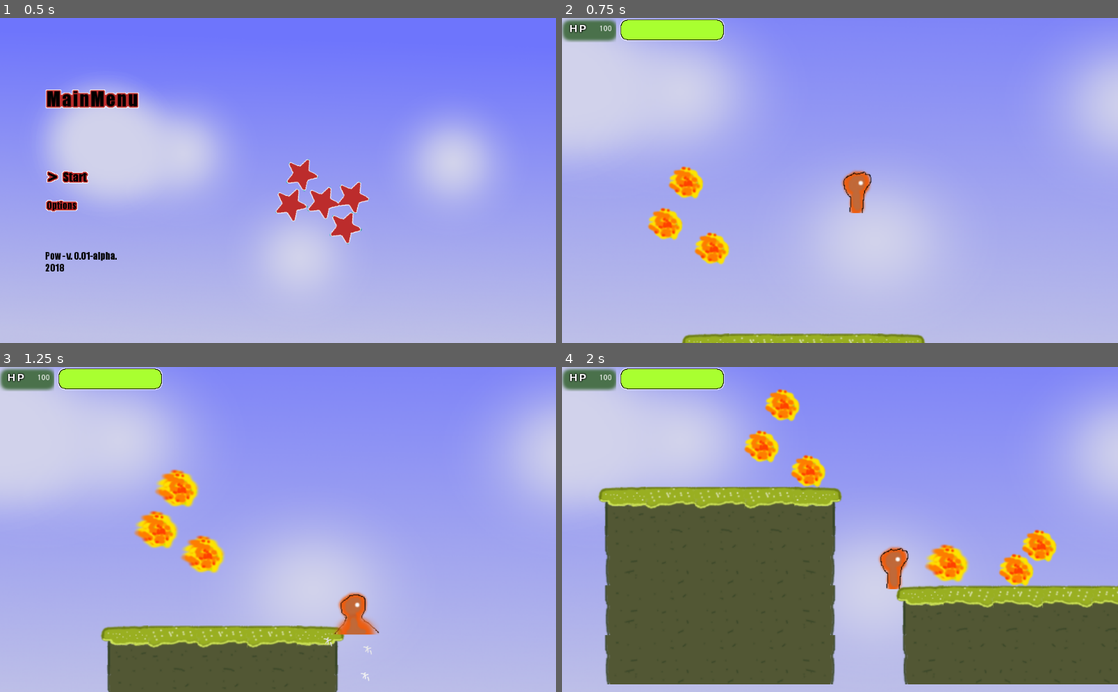
Above: before the commit, frames 1-4 (two rows, left to right).
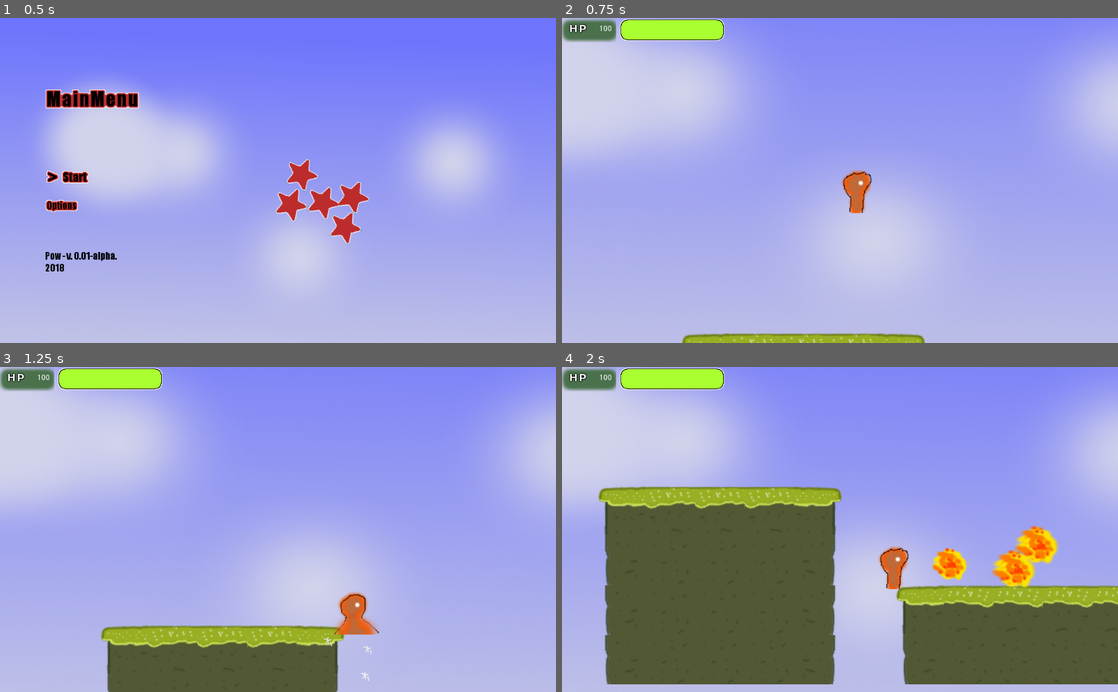
Above: after the commit, the same moments.

Repository: theatischbein/Pow
Game: Godot game, scene res://scene/MainMenu.tscn
Same seed, same stepped clock (60 frames per second), same inputs: the game is played once before the commit and once after it.
Inputs:
- Up to frame 1 (0.5 s): no input
- Up to frame 2 (0.75 s): tap Enter (ui_accept) at 0.5 s; hold Right (ui_right) from 0.53 s (still down); hold Enter (ui_accept) from 0.53 s (still down)
- Up to frame 3 (1.25 s): keep holding Right (ui_right); keep holding Enter (ui_accept)
- Up to frame 4 (2 s): release Right (ui_right) at 1.28 s; release Enter (ui_accept) at 1.28 s; hold Down (ui_down) from 1.28 s (still down); tap Enter (ui_accept) at 1.35, 1.52, 1.82 s

Frame 1 is identical in both runs. In frame 2, 1.4% of the frame differs, in the area x 15-31%, y 45-76%; in frame 3, 2.1%; in frame 4, 2.3%, in the area x 32-90%, y 6-68%.

Commit message:
Debug: AutoFireballs, Testing Dieing

Diff:
--- a/scene/Fireball.tscn
+++ b/scene/Fireball.tscn
@@ -95,7 +95,7 @@
 width = 2048
 curve = SubResource( 7 )
 
-[node name="Fireball" type="RigidBody2D" index="0"]
+[node name="Fireball" type="RigidBody2D"]
 
 input_pickable = false
 collision_layer = 1
@@ -128,7 +128,6 @@
 
 frames = SubResource( 1 )
 animation = "default"
-frame = 1
 playing = true
 
 [node name="SelfDestroy" type="Timer" parent="." index="2"]
--- a/scene/Level.tscn
+++ b/scene/Level.tscn
@@ -1,14 +1,15 @@
-[gd_scene load_steps=8 format=2]
+[gd_scene load_steps=9 format=2]
 
 [ext_resource path="res://scripts/Level.gd" type="Script" id=1]
 [ext_resource path="res://asset/tiles/tiles_polygon.res" type="TileSet" id=2]
 [ext_resource path="res://scene/player.tscn" type="PackedScene" id=3]
-[ext_resource path="res://asset/bg.png" type="Texture" id=4]
-[ext_resource path="res://scene/HUD.tscn" type="PackedScene" id=5]
-[ext_resource path="res://scripts/HUD.gd" type="Script" id=6]
-[ext_resource path="res://scene/Fireball.tscn" type="PackedScene" id=7]
+[ext_resource path="res://scripts/Fireballs.gd" type="Script" id=4]
+[ext_resource path="res://scene/Fireball.tscn" type="PackedScene" id=5]
+[ext_resource path="res://asset/bg.png" type="Texture" id=6]
+[ext_resource path="res://scene/HUD.tscn" type="PackedScene" id=7]
+[ext_resource path="res://scripts/HUD.gd" type="Script" id=8]
 
-[node name="Node2D" type="Node2D"]
+[node name="Node2D" type="Node2D" index="0"]
 
 script = ExtResource( 1 )
 
@@ -41,8 +42,18 @@
 position = Vector2( 79.0468, 186.555 )
 last_dir = 1
 
-[node name="Background-Layer" type="CanvasLayer" parent="." index="2"]
+[node name="Fireballs" type="Timer" parent="." index="2"]
 
+process_mode = 1
+wait_time = 2.0
+one_shot = false
+autostart = true
+script = ExtResource( 4 )
+Fireball = ExtResource( 5 )
+
+[node name="Background-Layer" type="CanvasLayer" parent="." index="3"]
+
+editor/display_folded = true
 layer = -1
 offset = Vector2( 0, 0 )
 rotation = 0.0
@@ -53,35 +64,26 @@
 
 position = Vector2( 510.786, 207.394 )
 scale = Vector2( 1.71212, 1.43554 )
-texture = ExtResource( 4 )
+texture = ExtResource( 6 )
 
-[node name="HUD-Layer" type="CanvasLayer" parent="." index="3"]
+[node name="HUD-Layer" type="CanvasLayer" parent="." index="4"]
 
+editor/display_folded = true
 layer = 1
 offset = Vector2( 0, 0 )
 rotation = 0.0
 scale = Vector2( 1, 1 )
 transform = Transform2D( 1, 0, 0, 1, 0, 0 )
 
-[node name="HUD" parent="HUD-Layer" index="0" instance=ExtResource( 5 )]
+[node name="HUD" parent="HUD-Layer" index="0" instance=ExtResource( 7 )]
 
 margin_right = 1024.0
 margin_bottom = 45.0
-script = ExtResource( 6 )
+script = ExtResource( 8 )
 _sections_unfolded = [ "Anchor", "Grow Direction", "Margin", "Rect", "Size Flags", "Theme", "Visibility", "custom_constants" ]
-
-[node name="Fireball" parent="." index="4" instance=ExtResource( 7 )]
-
-position = Vector2( -113.572, 273.91 )
-
-[node name="Fireball2" parent="." index="5" instance=ExtResource( 7 )]
-
-position = Vector2( -146.976, 188.731 )
-
-[node name="Fireball3" parent="." index="6" instance=ExtResource( 7 )]
-
-position = Vector2( -173.699, 242.176 )
 
 [connection signal="die" from="Player" to="HUD-Layer/HUD" method="_on_Player_die"]
 
 [connection signal="took_damage" from="Player" to="HUD-Layer/HUD" method="_on_Player_took_damage"]
+
+[connection signal="timeout" from="Fireballs" to="Fireballs" method="_on_Fireballs_timeout"]
--- a/scene/player.tscn
+++ b/scene/player.tscn
@@ -166,4 +166,6 @@
 editor_draw_drag_margin = true
 _sections_unfolded = [ "Editor", "Smoothing" ]
 
+[connection signal="die" from="." to="." method="_on_Player_die"]
+
 [connection signal="took_damage" from="." to="." method="_on_Player_took_damage"]
--- /dev/null
+++ b/scripts/Fireballs.gd
@@ -0,0 +1,24 @@
+extends Timer
+
+# class member variables go here, for example:
+# var a = 2
+# var b = "textvar"
+export (PackedScene) var Fireball
+
+func _ready():
+	# Called every time the node is added to the scene.
+	# Initialization here
+	pass
+
+#func _process(delta):
+#	# Called every frame. Delta is time since last frame.
+#	# Update game logic here.
+#	pass
+
+
+func _on_Fireballs_timeout():
+	var fire = Fireball.instance()
+	get_parent().add_child(fire)
+	var pos = $"../Player".position
+	pos.x -= 100
+	fire.shoot(pos, 1, 200)
--- a/scripts/player.gd
+++ b/scripts/player.gd
@@ -49,8 +49,8 @@
 		fire.shoot(position, last_dir, power)
 		power = POWER_MIN
 
-func update_health():
-	pass
+func update_health(new_health):
+	health = new_health
 
 func _integrate_forces(state):
 
@@ -86,5 +86,14 @@
 
 	state.set_linear_velocity(force)
 
-func _on_Player_took_damage():
-	emit_signal("took_damage", health)
+func _on_Player_took_damage(new_health):
+	if(new_health > 0):
+		update_health(new_health)
+	else:
+		emit_signal("die")
+
+
+func _on_Player_die():
+	queue_free()
+	##DEBUG
+	$"../Fireballs".stop()
